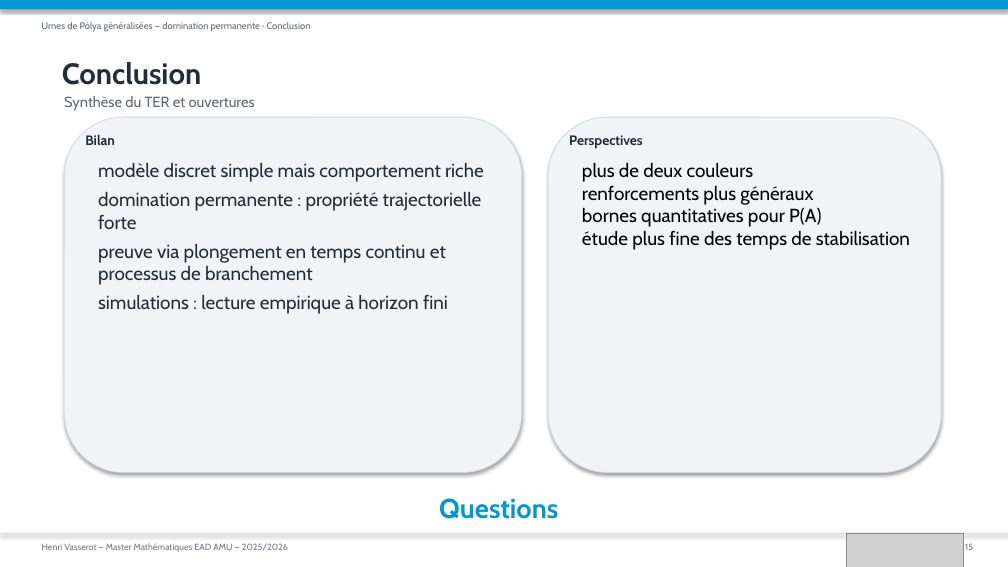
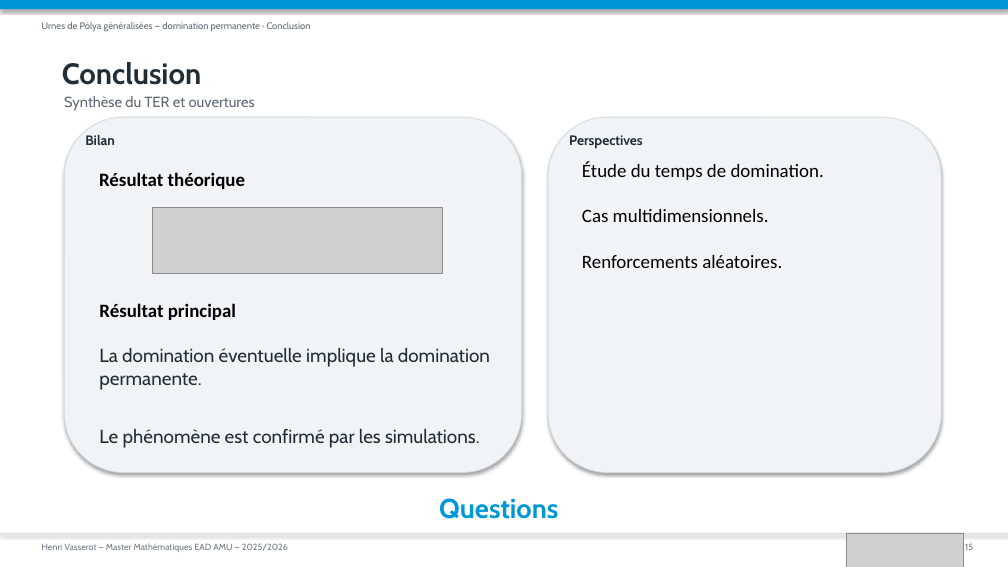
Before and after one commit to lolipop913/TER_Polya, a slide deck: slide 16 of presentation.pptx (slide 15 before the commit). Drawn at 1008x567 pixels with LibreOffice and Linux fonts; fonts in the diff are those of the drawing; grey boxes stand for pictures. Boxes give left, top, right and bottom in pixels: in the first picture for what was removed or moved away, otherwise in the second. Text is boxed around its words. In the diff, an @@ line names an element or a change of style, - is before the commit and + after.

```diff
--- a/presentation.pptx
+++ b/presentation.pptx
@@ text added at [99,172,245,189], 18 pt, text #000000, bold @@
+Résultat théorique
@@ text at [582,162,824,268]: text changed; font Cabin to Calibri @@
-plus de deux couleurs
-renforcements plus généraux
-bornes quantitatives pour P(A)
-étude plus fine des temps de stabilisation
+Étude du temps de domination.
+Cas multidimensionnels.
+Renforcements aléatoires.
@@ picture added at [153,207,442,273] @@
@@ text at [99,303,490,448]: text changed @@
-modèle discret simple mais comportement riche
-domination permanente : propriété trajectorielle forte
-preuve via plongement en temps continu et processus de branchement
-simulations : lecture empirique à horizon fini
+Résultat principal
+La domination éventuelle implique la domination permanente.
+Le phénomène est confirmé par les simulations.
```
Also in this commit, not shown: 10 other slides changed, 1 slide added, 1 other file.
